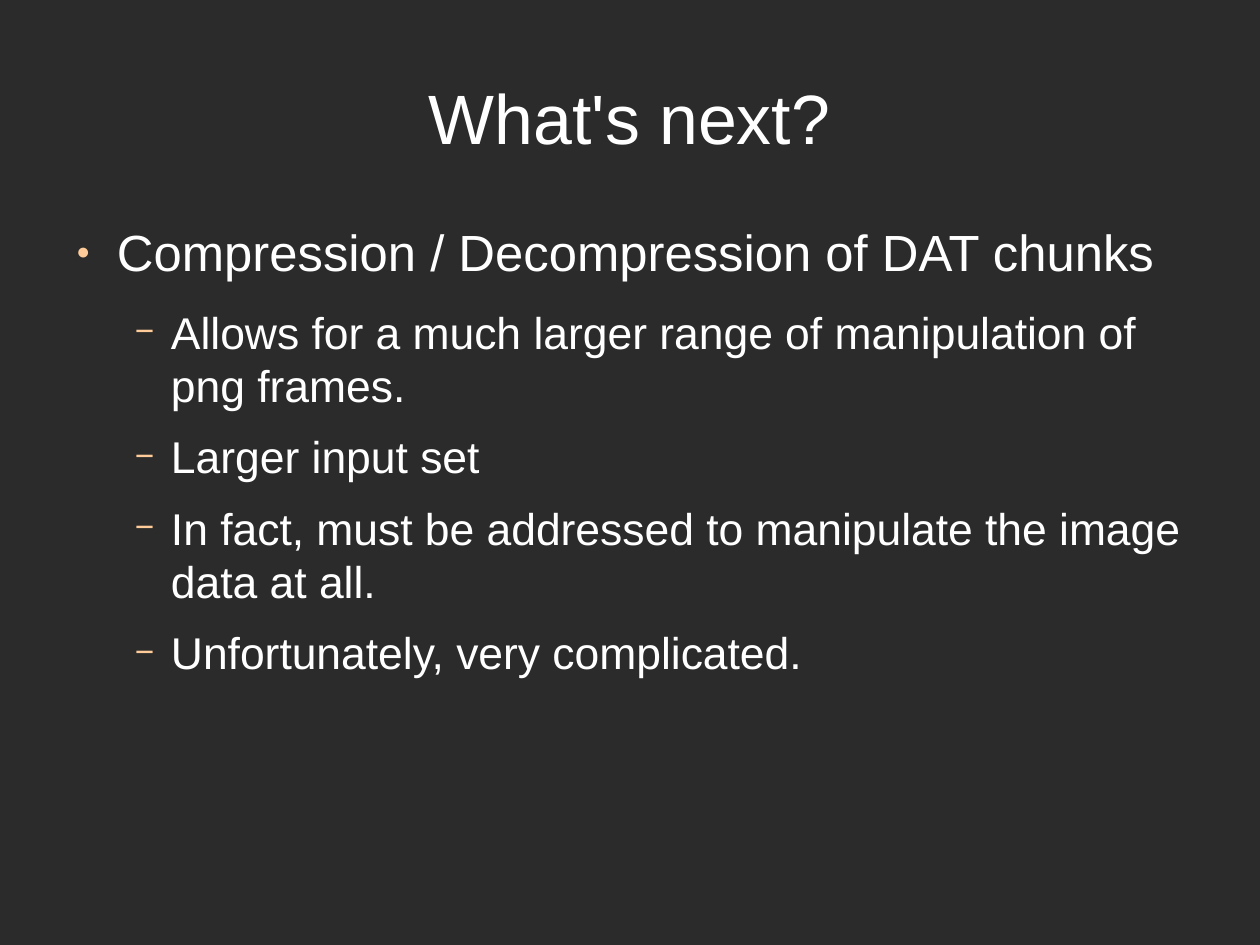
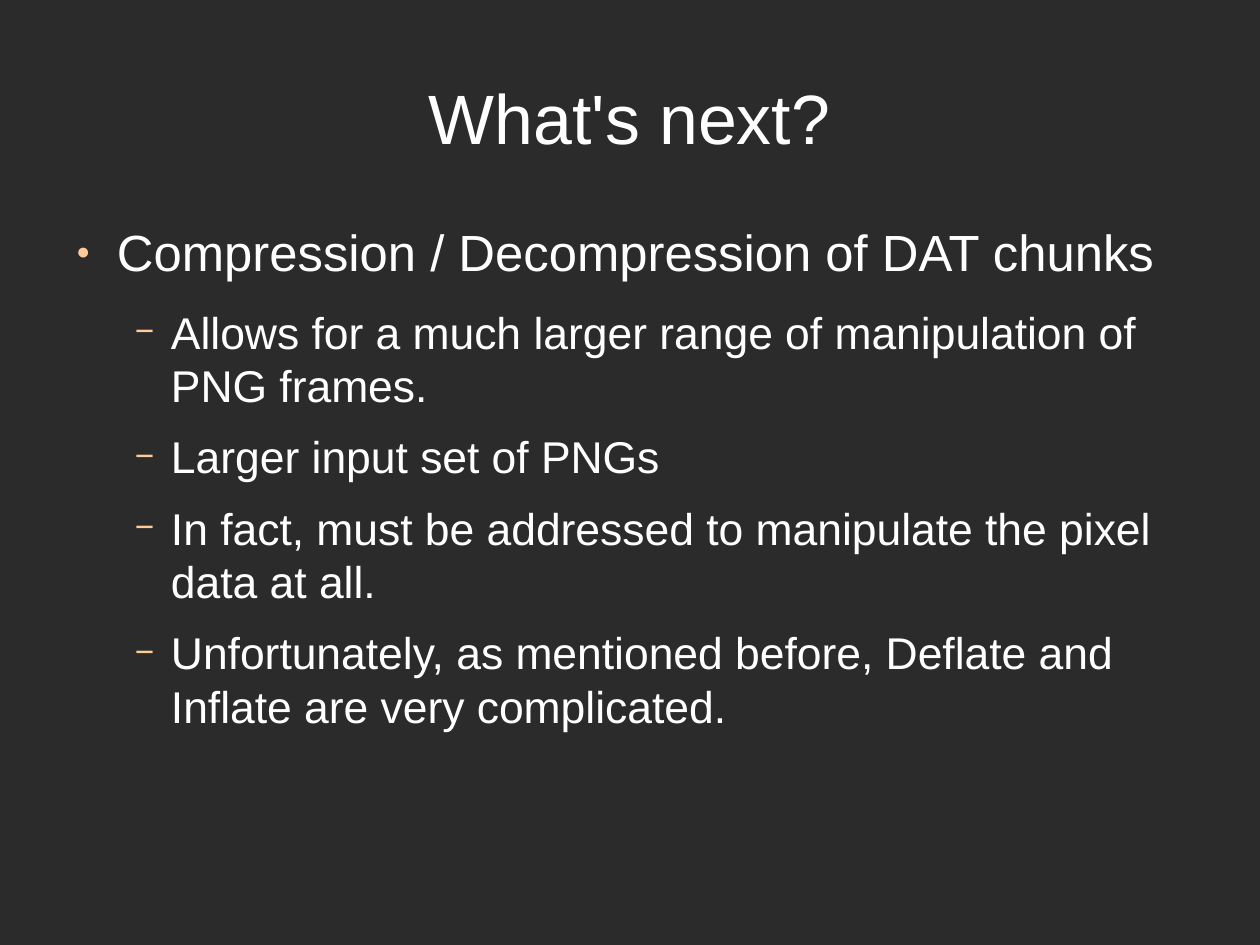
Before and after one commit to directrix1/se2, a slide deck: slide 18 of wip/SE2Presentation.odp (slide 19 before the commit). Drawn at 1260x945 pixels with LibreOffice and Linux fonts; fonts in the diff are those of the drawing; background and template pictures are left out; a plain dark background stands for a picture behind light text. Boxes give left, top, right and bottom in pixels: in the first picture for what was removed or moved away, otherwise in the second. Text is boxed around its words. In the diff, an @@ line names an element or a change of style, - is before the commit and + after.

```diff
--- a/wip/SE2Presentation.odp
+++ b/wip/SE2Presentation.odp
@@ text at (x1=171, y1=316, x2=1150, y2=732): text changed @@
-  − Allows for a much larger range of manipulation of png frames.
-  − Larger input set
-  − In fact, must be addressed to manipulate the image data at all.
-  − Unfortunately, very complicated.
+  − Allows for a much larger range of manipulation of PNG frames.
+  − Larger input set of PNGs
+  − In fact, must be addressed to manipulate the pixel data at all.
+  − Unfortunately, as mentioned before, Deflate and Inflate are very complicated.
```
Also in this commit, not shown: 3 other slides changed, 1 slide removed.
